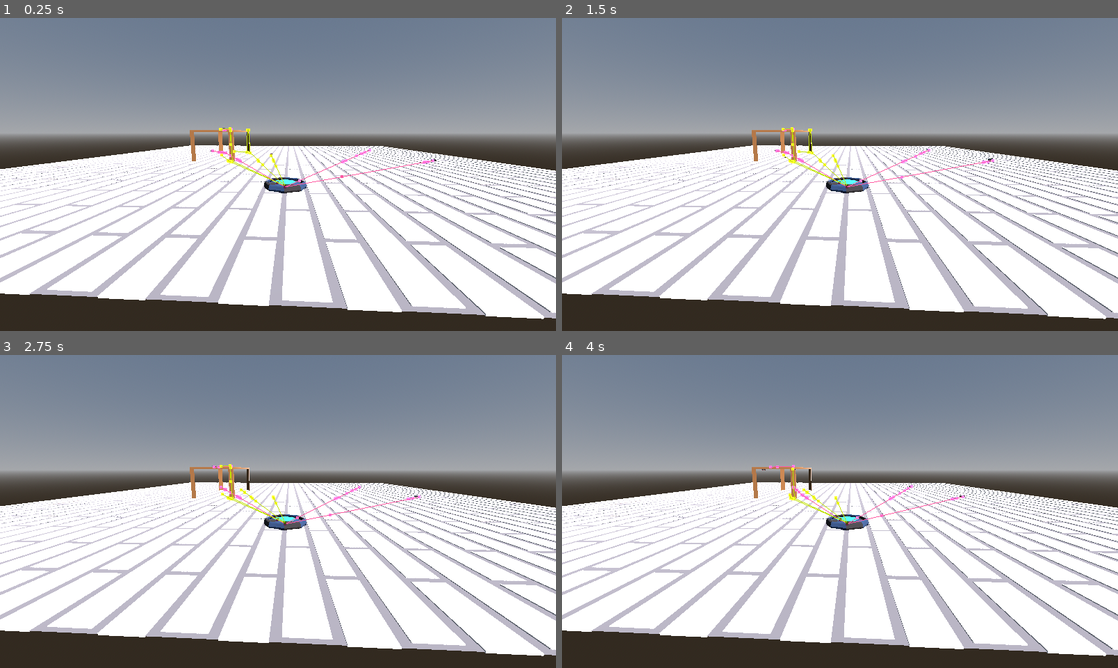
Above: before the commit, frames 1-4 (two rows, left to right).
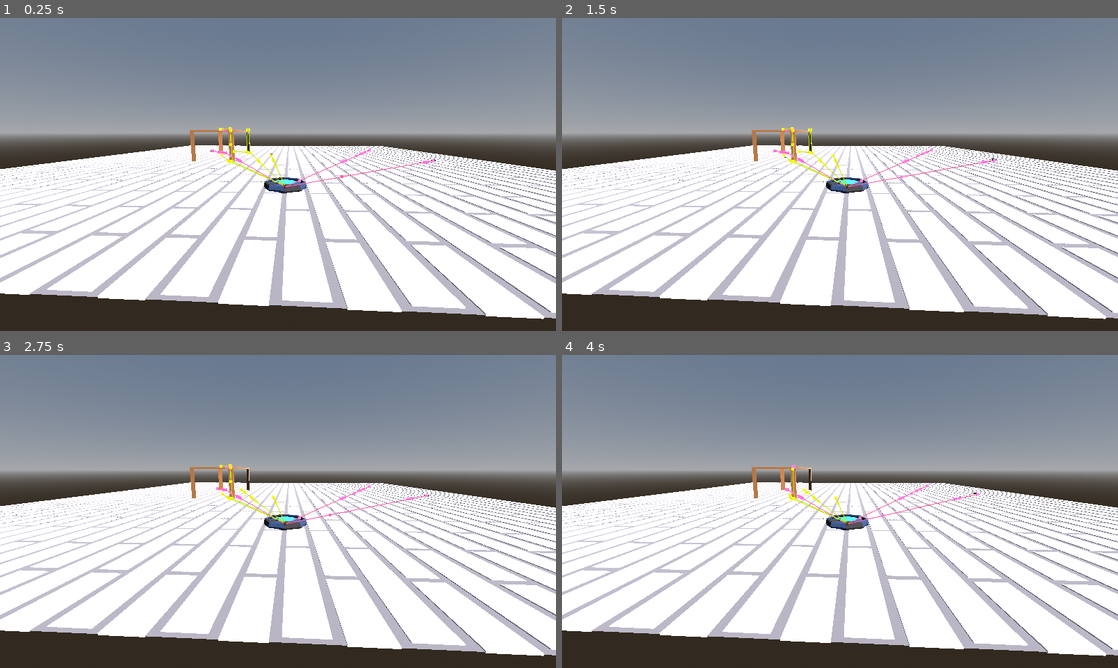
Above: after the commit, the same moments.

Repository: Degenerate-Games/psgamejam16
Game: Godot game, scene res://scenes/room.tscn
Same seed, same stepped clock (60 frames per second), same inputs: the game is played once before the commit and once after it.
Inputs:
- Up to frame 1 (0.25 s): no input
- Up to frame 2 (1.5 s): tap Enter at 0.5 s; tap Space at 1.25 s
- Up to frame 3 (2.75 s): no input
- Up to frame 4 (4 s): no input

The runs differ from the first frame. In frame 1, less than 0.1% of the frame differs, in the area x 37-79%, y 35-46%; in frame 2, 0.1%; in frame 3, 0.2%; in frame 4, 0.3%, in the area x 35-75%, y 35-54%.

Commit message:
Align bot with -Z and add path following mode

Diff:
--- a/PestWars/scenes/units/friendly/bot.tscn
+++ b/PestWars/scenes/units/friendly/bot.tscn
@@ -64,16 +64,16 @@
 script = ExtResource("1_rn4si")
 
 [node name="BotBody" type="MeshInstance3D" parent="."]
-transform = Transform3D(0.2, 0, 0, 0, 0.2, 0, 0, 0, 0.2, 0, 0, 0)
+transform = Transform3D(-8.74228e-09, 0, -0.2, 0, 0.2, 0, 0.2, 0, -8.74228e-09, 0, 0, 0)
 material_override = ExtResource("1_hgx5d")
 mesh = ExtResource("2_pxowf")
 
 [node name="BodyCollider" type="CollisionShape3D" parent="."]
-transform = Transform3D(-8.74228e-09, -0.2, 0, 0.2, -8.74228e-09, 0, 0, 0, 0.2, 0.0945345, 0.332016, 0)
+transform = Transform3D(3.82137e-16, 8.74228e-09, -0.2, 0.2, -8.74228e-09, 0, -8.74228e-09, -0.2, -8.74228e-09, 0.0945345, 0.332016, 0)
 shape = SubResource("CapsuleShape3D_0hxrx")
 
 [node name="VehicleWheel3D" type="VehicleWheel3D" parent="."]
-transform = Transform3D(-4.37114e-08, 0, -1, 0, 1, 0, 1, 0, -4.37114e-08, -0.505466, 0.113662, 0.6)
+transform = Transform3D(-1, 0, 8.74228e-08, 0, 1, 0, -8.74228e-08, 0, -1, -0.505466, 0.113662, -0.600001)
 use_as_steering = true
 wheel_roll_influence = 0.5
 wheel_radius = 0.4
@@ -87,7 +87,7 @@
 skeleton = NodePath("../..")
 
 [node name="VehicleWheel3D2" type="VehicleWheel3D" parent="."]
-transform = Transform3D(-4.37114e-08, 0, -1, 0, 1, 0, 1, 0, -4.37114e-08, 0.694535, 0.113662, 0.6)
+transform = Transform3D(-1, 0, 8.74228e-08, 0, 1, 0, -8.74228e-08, 0, -1, -0.505466, 0.113662, 0.600001)
 use_as_traction = true
 wheel_roll_influence = 0.5
 wheel_radius = 0.4
@@ -101,7 +101,7 @@
 skeleton = NodePath("../..")
 
 [node name="VehicleWheel3D3" type="VehicleWheel3D" parent="."]
-transform = Transform3D(-4.37114e-08, 0, -1, 0, 1, 0, 1, 0, -4.37114e-08, -0.505466, 0.113662, -0.6)
+transform = Transform3D(-1, 0, 8.74228e-08, 0, 1, 0, -8.74228e-08, 0, -1, 0.694535, 0.113662, -0.600001)
 use_as_steering = true
 wheel_roll_influence = 0.5
 wheel_radius = 0.4
@@ -115,7 +115,7 @@
 skeleton = NodePath("../..")
 
 [node name="VehicleWheel3D4" type="VehicleWheel3D" parent="."]
-transform = Transform3D(-4.37114e-08, 0, -1, 0, 1, 0, 1, 0, -4.37114e-08, 0.694535, 0.113662, -0.6)
+transform = Transform3D(-1, 0, 8.74228e-08, 0, 1, 0, -8.74228e-08, 0, -1, 0.694535, 0.113662, 0.600001)
 use_as_traction = true
 wheel_roll_influence = 0.5
 wheel_radius = 0.4
--- a/PestWars/scripts/bot.gd
+++ b/PestWars/scripts/bot.gd
@@ -1,10 +1,21 @@
 extends VehicleBody3D
 
+@export_category("Movement Settings")
 @export var MAX_STEERING = deg_to_rad(8)
 @export var ENGINE_POWER = 50
 @export var MAX_SPEED = 10
 
+@export_category("Navigation Settings")
 @export var TARGET_NODE: Node3D
+
+var old_parent: Node3D
+
+var MODE: int
+
+var MODE_TRACKING = 0
+var MODE_FOLLOWING = 1
+var MODE_IDLE = 2
+
 
 
 @onready var animation_controller: AnimationPlayer = $AnimationPlayer
@@ -12,36 +23,65 @@
 
 # Called when the node enters the scene tree for the first time.
 func _ready():
-	navigation_agent.target_position = TARGET_NODE.global_transform.origin
+	if TARGET_NODE == null:
+		MODE = MODE_FOLLOWING
+	else:
+		navigation_agent.target_position = TARGET_NODE.global_transform.origin
+		MODE = MODE_TRACKING
 	pass # Replace with function body.
 
 
 # Called every frame. 'delta' is the elapsed time since the previous frame.
 func _physics_process(_delta):
-	if !navigation_agent.is_navigation_finished():
-		if !navigation_agent.is_target_reachable():
-			navigation_agent.target_position = TARGET_NODE.global_transform.origin
-		var next_position = navigation_agent.get_next_path_position()
-		var direction = next_position - global_transform.origin
-		direction = direction.normalized()
-		var steering_angle = direction.angle_to(global_transform.basis.z)
-		if steering_angle > PI / 2:
-			steering_angle = steering_angle - PI
-		steering_angle = clamp(steering_angle, -MAX_STEERING, MAX_STEERING)
-		steering = steering_angle
+	if MODE == MODE_TRACKING:
+		if !navigation_agent.is_navigation_finished():
+			if !navigation_agent.is_target_reachable():
+				navigation_agent.target_position = TARGET_NODE.global_transform.origin
+			var next_position = navigation_agent.get_next_path_position()
+			var direction = next_position - global_transform.origin
+			direction = direction.normalized()
+			var steering_angle = signed_angle_between(direction, global_transform.basis.z, global_transform.basis.y)
+			steering_angle = clamp(steering_angle, -MAX_STEERING, MAX_STEERING)
+			steering = steering_angle
 
-		engine_force = ENGINE_POWER
-		if linear_velocity.length() > MAX_SPEED:
-			engine_force = 0
-		if engine_force > 0:
-			animation_controller.play("bot_Moving")
-		elif engine_force < 0:
-			animation_controller.play_backwards("bot_Moving")
+			engine_force = ENGINE_POWER
+			if linear_velocity.length() > MAX_SPEED:
+				engine_force = 0
+			if engine_force > 0:
+				animation_controller.play("bot_Moving")
+			elif engine_force < 0:
+				animation_controller.play_backwards("bot_Moving")
+			else:
+				animation_controller.pause()
 		else:
 			animation_controller.pause()
+	elif MODE == MODE_FOLLOWING:
+		animation_controller.play("bot_Moving")
+		linear_velocity = Vector3.ZERO
+		angular_velocity = Vector3.ZERO
+		engine_force = 0
+		steering = MAX_STEERING
+		get_parent().progress_ratio += 0.001
 	else:
 		animation_controller.pause()
+		engine_force = 0
+		steering = 0
 
 
 func _on_navigation_agent_3d_navigation_finished():
-	queue_free()
+	# Target is not a friendly base
+	if TARGET_NODE.get_groups().find("friendly_base") == -1:
+		queue_free()
+	else:
+		old_parent = get_parent()
+		TARGET_NODE.call_deferred("add_path_follower", self)
+		MODE = MODE_FOLLOWING
+
+
+func signed_angle_between(v1: Vector3, v2: Vector3, n: Vector3) -> float:
+	var cross = v1.cross(v2)
+	var unsigned_angle = atan2(cross.length(), v1.dot(v2))
+	var s = cross.dot(n)
+	if s < 0:
+		return -unsigned_angle
+	return unsigned_angle
